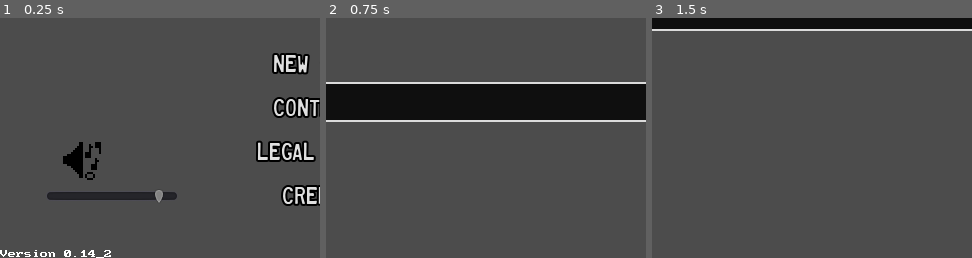
Above: before the commit, frames 1-3 (left to right).
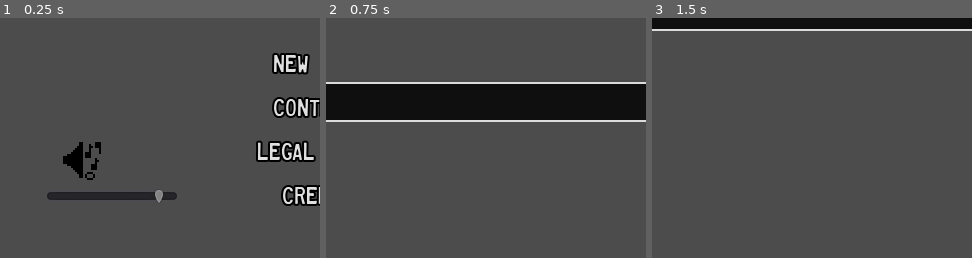
Above: after the commit, the same moments.

Repository: swashdev/minigame-madness
Game: Godot game, scene res://master/scenes/master.tscn
Two runs of this game, one before a commit and one after it. Both use one fixed random seed, a clock stepped at 60 frames per second and the inputs below.
Inputs (mouse positions are % of the whole screen's width and height, from its top left):
- Up to frame 1 (0.25 s): no input
- Up to frame 2 (0.75 s): click "New Game" at 0.5 s
- Up to frame 3 (1.5 s): tap Enter at 1.25 s; move the mouse to (72, 45) at 1.27 s; hold Right (move_right) from 1.28 s (still down); hold Space (action) from 1.28 s (still down)
The pictures show only the part of the screen within x 0-50%, y 50-100%; the shares and areas given below are measured in that part.

The runs differ from the first frame. In frame 1, 0.3% of the frame differs, in the area x 0-35%, y 96-100%; in frame 2, nothing differs; in frame 3, nothing differs.
Error after the commit: not all arguments converted during string formatting in operator '%'. (res://master/singletons/version.gd:36)

Commit message:
Bump version to 0.14_2.1

Diff:
--- a/master/singletons/version.gd
+++ b/master/singletons/version.gd
@@ -5,8 +5,8 @@
 const MAJOR: int = 0
 const MINOR: int = 14
 const MINOR_2nd: int = 2
-const PATCH: int = 0
-const BUILD: String = ""
+const PATCH: int = 1
+const BUILD: String = "pre"
 
 
 # Returns the version number in its preferred pseudo-semantic versioning form.
